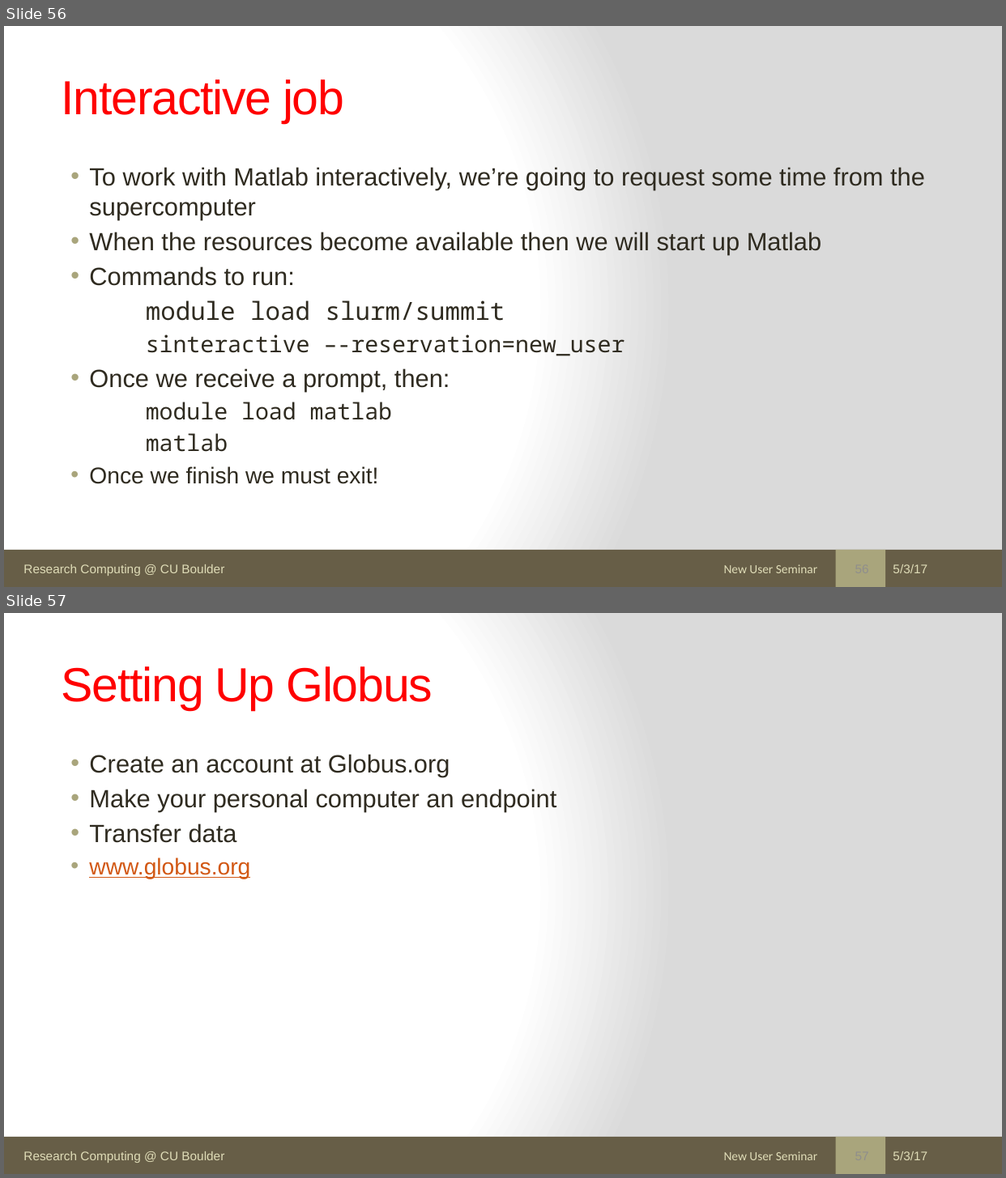
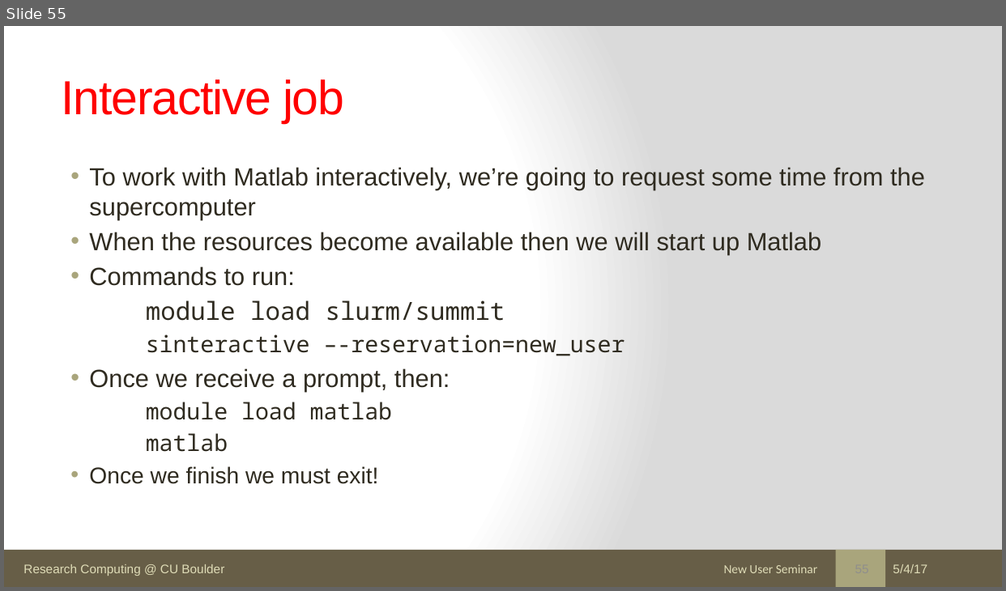
Before and after one commit to ResearchComputing/New_User_Seminar, a slide deck: rc_new_user_seminar_2017.pptx. Shown one above the other, each under a label of ours: slides 56 and 57 before the commit, slide 55 after it. The pictures are 1006x1178 and 1006x591 pixels, drawn with LibreOffice and Linux fonts; fonts in the diff are those of the drawing. Boxes give left, top, right and bottom in pixels: in the first picture for what was removed or moved away, otherwise in the second. Text is boxed around its words. In the diff, an @@ line names an element or a change of style, - is before the commit and + after.

```diff
--- a/rc_new_user_seminar_2017.pptx
+++ b/rc_new_user_seminar_2017.pptx
@@ slide 57 removed at bbox=[4, 613, 1002, 1174], background gradient #FFFFFF to #DADADA; not listed: 3 template elements that a slide beside it also shows @@
@@ title removed at bbox=[62, 666, 432, 710] @@
-Setting Up Globus
@@ text removed at bbox=[89, 754, 556, 879] @@
-• Create an account at Globus.org
-• Make your personal computer an endpoint
-• Transfer data
-  • www.globus.org
@@ text removed at bbox=[724, 1152, 817, 1161] @@
-New User Seminar
@@ text removed at bbox=[893, 1152, 927, 1161] @@
-5/3/17
@@ what was slide 56 is now slide 55 @@
@@ slide 55 changed as well @@
@@ text at bbox=[893, 565, 927, 574]: text changed @@
-5/3/17
+5/4/17
```
Also in this commit, not shown: 55 other slides changed, 1 other slide removed, 1 other file.
